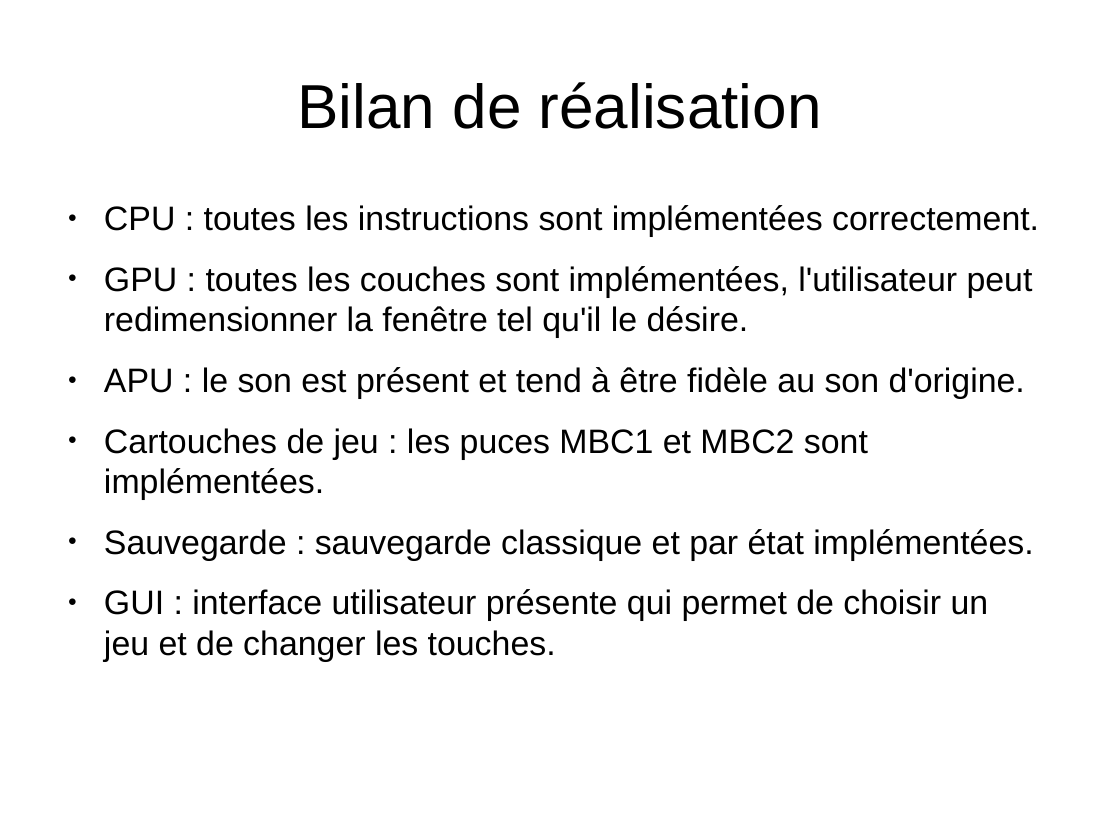
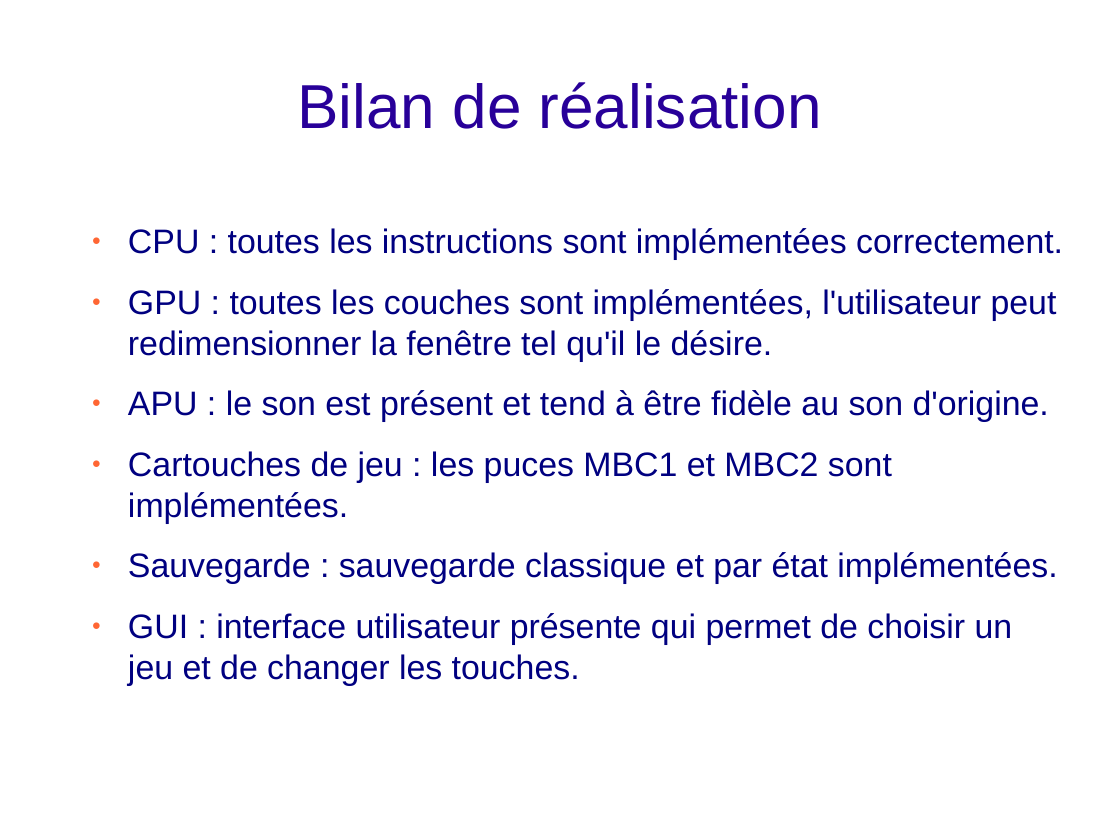
Before and after one commit to joakim-d/GroBoy, a slide deck: slide 29 of documents_TER/soutenance.odp. Drawn at 1120x840 pixels with LibreOffice and Linux fonts; fonts in the diff are those of the drawing; background and template pictures are left out. Boxes give left, top, right and bottom in pixels: in the first picture for what was removed or moved away, otherwise in the second. Text is boxed around its words. In the diff, an @@ line names an element or a change of style, - is before the commit and + after.

```diff
--- a/documents_TER/soutenance.odp
+++ b/documents_TER/soutenance.odp
@@ title "Bilan de réalisation" at <box>297,82,822,129</box>: text colour #000000 to #280099 @@
@@ text "CPU : toutes les instructions ...": place and size @@
-text "CPU : toutes les instructions ..." at <box>104,205,1039,662</box>
+text "CPU : toutes les instructions ..." at <box>128,228,1063,685</box>
@@ text "CPU : toutes les instructions ..." at <box>128,228,1063,685</box>: text colour #000000 to #000080; bullet colour #000000 to #FF6633 @@
```
Also in this commit, not shown: 29 other slides changed, 3 slides added, 3 slides removed.
